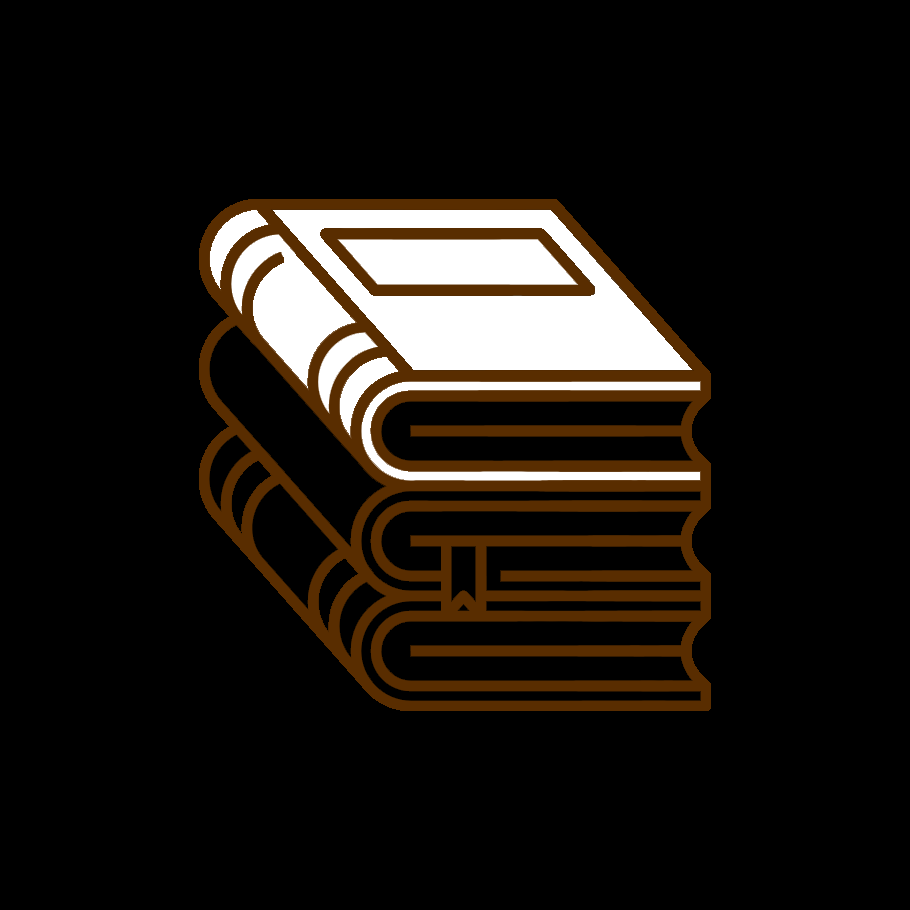
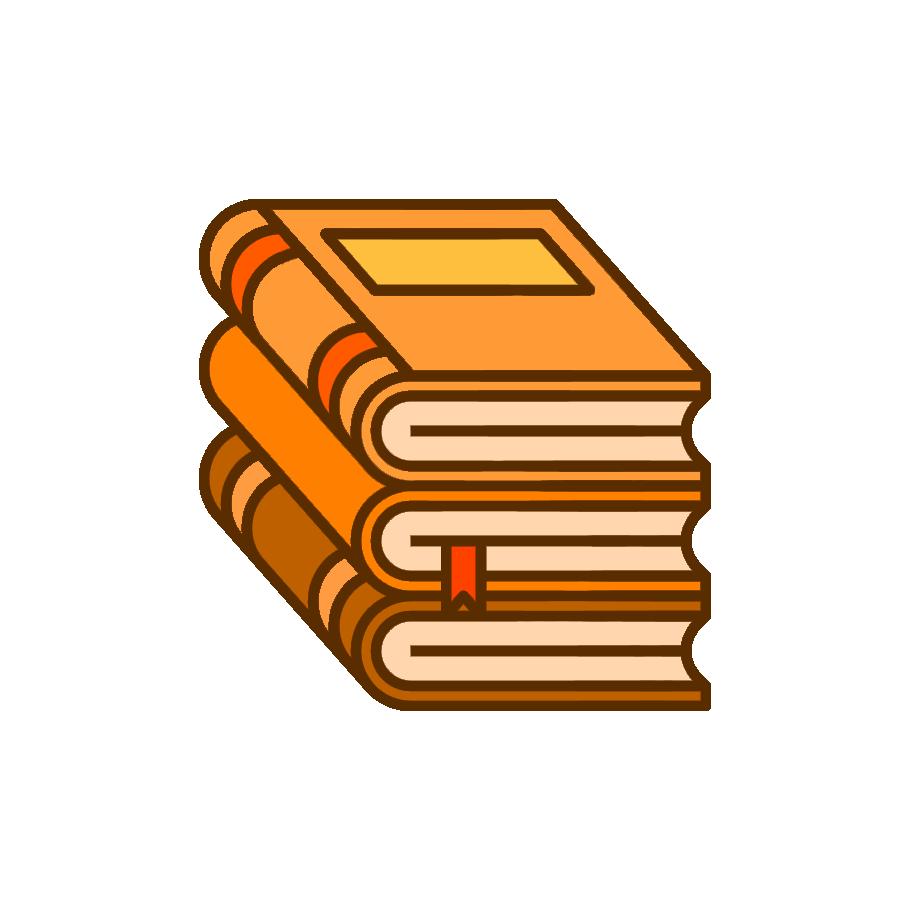
Before/after of a (910, 910) layered artwork. What changed in the layer stack:
added layer "Final Image Group copy" above "Final Image Group" over <box>199,198,711,711</box>
added group "Final Image Group" with 33 layers above "Group 1" over <box>0,0,910,910</box>
moved "Color Fill 1" into group "Final Image Group" over <box>0,0,910,910</box>
added group "Lower Book" with 8 layers in group "Final Image Group" over <box>0,0,910,910</box>
added layer "Color Fill 7" in group "Lower Book" over <box>0,0,910,910</box>
added layer "Color Fill 6" (multiply) in group "Lower Book" over <box>0,0,910,910</box>
added layer "Color Fill 6 copy" (multiply) in group "Lower Book" over <box>0,0,910,910</box>
added layer "Color Fill 3 copy 2" in group "Lower Book" over <box>0,0,910,910</box>
added group "Middle Book" with 8 layers in group "Final Image Group" over <box>0,0,910,910</box>
added layer "Color Fill 5" in group "Middle Book" over <box>0,0,910,910</box>
added layer "Color Fill 3 copy" in group "Middle Book" over <box>0,0,910,910</box>
added layer "Color Fill 4" in group "Middle Book" over <box>0,0,910,910</box>
added layer "Color Fill 4 copy" in group "Middle Book" over <box>0,0,910,910</box>
moved "Upper Book" into group "Final Image Group" over <box>0,0,910,910</box>
added layer "Color Fill 2" (multiply) in group "Upper Book" over <box>0,0,910,910</box>
added layer "Color Fill 2 copy" (multiply) in group "Upper Book" over <box>0,0,910,910</box>
added layer "Color Fill 2 copy 3" (multiply) in group "Upper Book" over <box>0,0,910,910</box>
added layer "Color Fill 2 copy 4" (multiply) in group "Upper Book" over <box>0,0,910,910</box>
added layer "Color Fill 2 copy 2" (multiply) in group "Upper Book" over <box>0,0,910,910</box>
added layer "Color Fill 3" in group "Upper Book" over <box>0,0,910,910</box>
hid "Layer 8" over <box>0,0,910,910</box>
…and 16 more changes (10 added, 4 painted, 4 renamed, 1 stack, 2 visibility)
